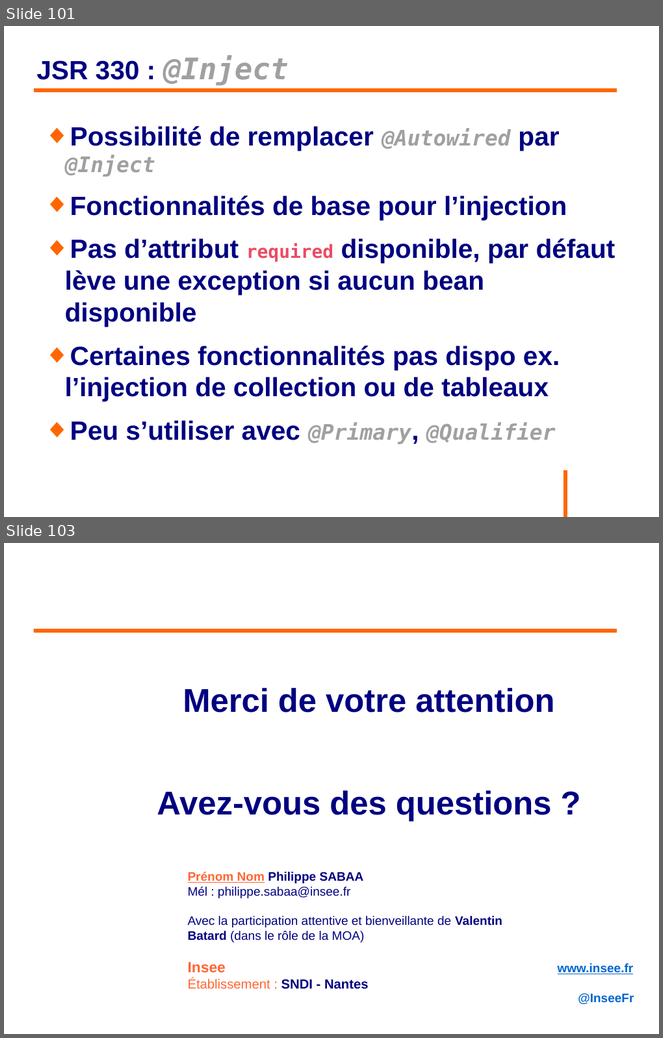
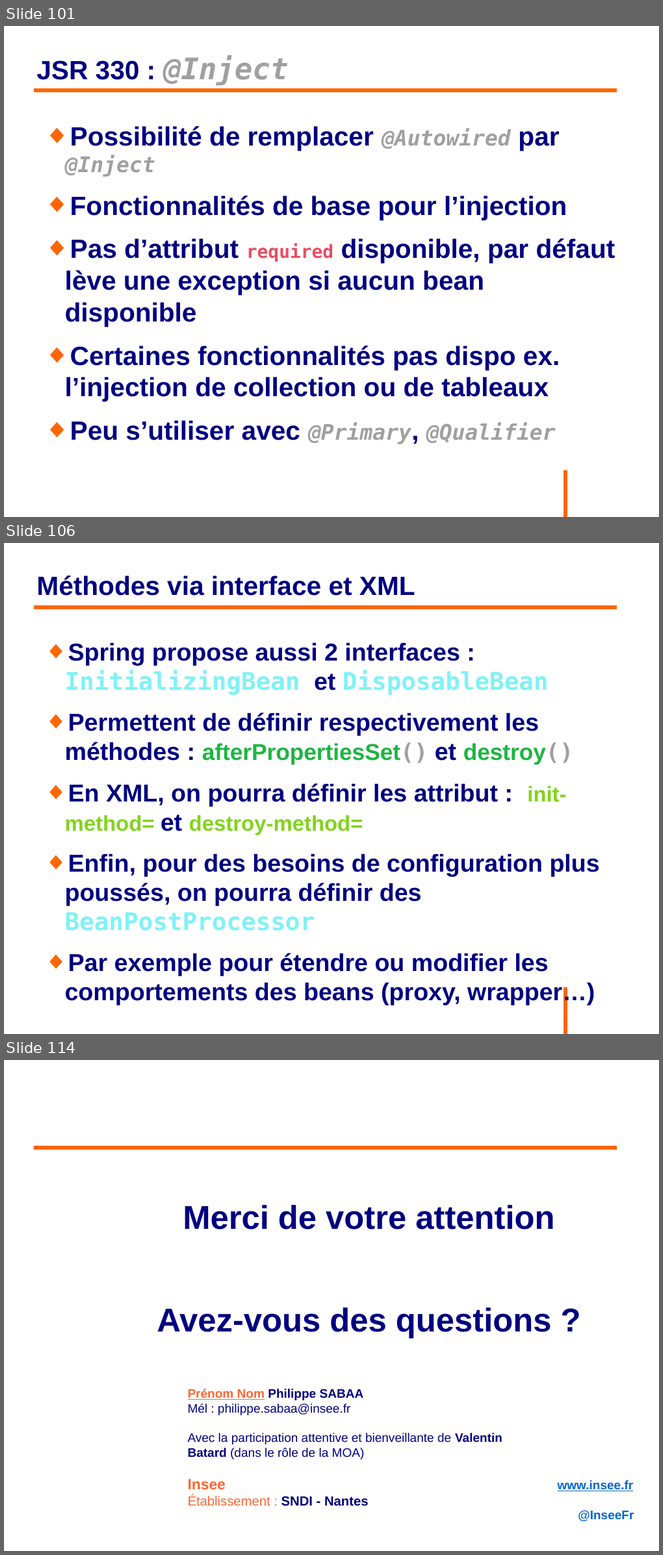
Before and after one commit to philphils/formation-spring, a slide deck: Documentation/diapo_formation_spring.odp. Shown one above the other, each under a label of ours: slides 101 and 103 before the commit, slides 101, 106 and 114 after it; the slides between them are not shown. The pictures are 663x1038 and 663x1555 pixels, drawn with LibreOffice and Linux fonts; fonts in the diff are those of the drawing; background and template pictures are left out. Boxes give left, top, right and bottom in pixels: in the first picture for what was removed or moved away, otherwise in the second. Text is boxed around its words. In the diff, an @@ line names an element or a change of style, - is before the commit and + after.

```diff
--- a/Documentation/diapo_formation_spring.odp
+++ b/Documentation/diapo_formation_spring.odp
@@ slide 106 added at [4,543,659,1034], background #FFFFFF; not listed: 1 template element that a slide beside it also shows @@
@@ title added at [36,575,415,596], 32 pt, text #000080, bold @@
+Méthodes via interface et XML
@@ line added from (34, 607) to (618, 607), #FF6600 4.54 pt @@
@@ text added at [65,642,600,977], 29.6 pt, text #000080, bold @@
+◆ Spring propose aussi 2 interfaces : InitializingBean et DisposableBean
+◆ Permettent de définir respectivement les méthodes : afterPropertiesSet() et destroy()
+◆ En XML, on pourra définir les attribut : init-method= et destroy-method=
+◆ Enfin, pour des besoins de configuration plus poussés, on pourra définir des BeanPostProcessor
+◆ Par exemple pour étendre ou modifier les comportements des beans (proxy, wrapper…)
@@ what was slide 103 is now slide 114 @@
```
Also in this commit, not shown: 2 slides changed, 10 other slides added.
